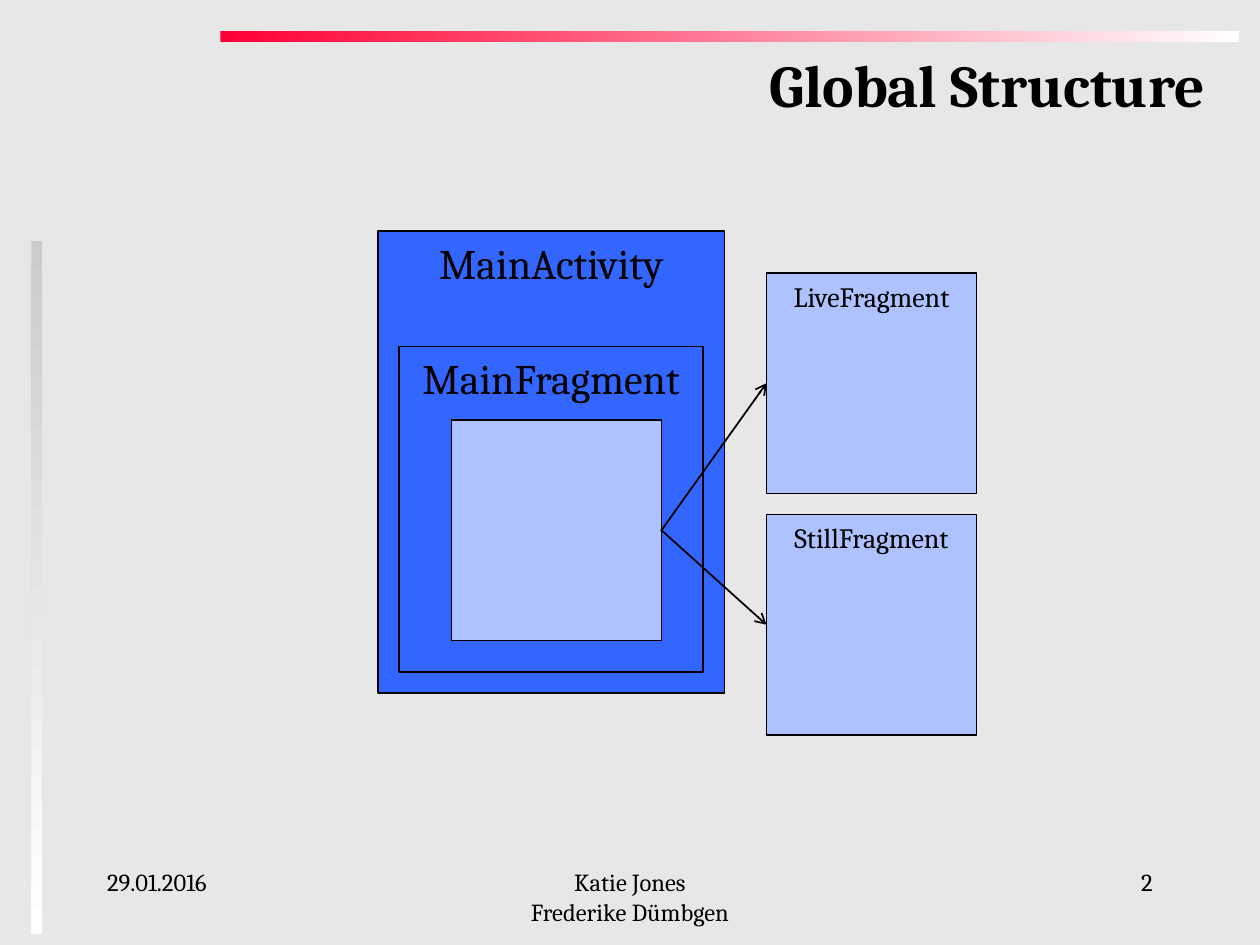
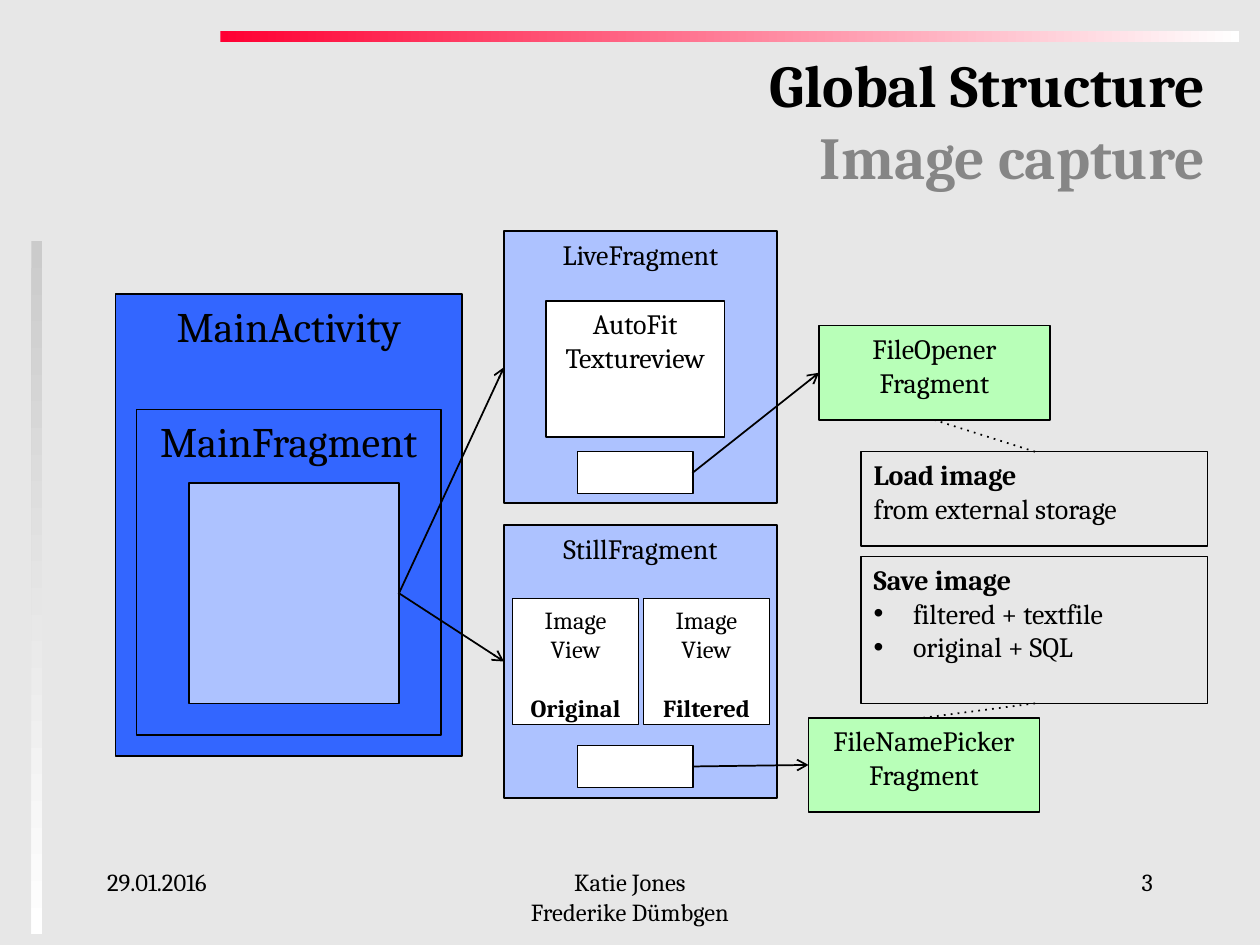
Before and after one commit to katie-jones/impro, a slide deck: slide 3 of FinalPresentation.pptx (slide 2 before the commit). Drawn at 1260x945 pixels with LibreOffice and Linux fonts; fonts in the diff are those of the drawing. Boxes give left, top, right and bottom in pixels: in the first picture for what was removed or moved away, otherwise in the second. Text is boxed around its words. In the diff, an @@ line names an element or a change of style, - is before the commit and + after.

```diff
--- a/FinalPresentation.pptx
+++ b/FinalPresentation.pptx
@@ title at <box>769,65,1205,192</box>: text changed @@
-Global Structure
+Global Structure
+Image capture
@@ rectangle "LiveFragment": place and size @@
-rectangle "LiveFragment" at <box>766,273,976,494</box>
+rectangle "LiveFragment" at <box>504,231,777,503</box>
@@ rectangle "MainActivity": place and size @@
-rectangle "MainActivity" at <box>378,231,724,693</box>
+rectangle "MainActivity" at <box>116,294,462,756</box>
@@ rectangle added at <box>546,301,724,437</box>, fill #FFFFFF, outline #000000 1 pt, 16 pt, text #000000 @@
+AutoFit
+Textureview
@@ rectangle added at <box>819,325,1050,420</box>, fill #B8FFB8, outline #000000 1 pt, 16 pt, text #000000 @@
+FileOpener
+Fragment
@@ arrow moved from (662, 530) - (766, 383) to (399, 593) - (504, 367) @@
@@ arrow added from (693, 472) to (819, 373), #000000 1 pt @@
@@ rectangle "MainFragment": place and size @@
-rectangle "MainFragment" at <box>399,346,704,672</box>
+rectangle "MainFragment" at <box>136,410,441,735</box>
@@ line added from (1034, 451) to (935, 420), #000000 1 pt dashed @@
@@ rectangle added at <box>577,451,693,493</box>, fill #FFFFFF, outline #000000 1 pt @@
@@ rectangle added at <box>861,451,1207,546</box>, outline #000000 1 pt, 16 pt, text #000000 @@
+Load image
+from external storage
@@ rectangle: place and size @@
-rectangle at <box>451,420,662,640</box>
+rectangle at <box>189,483,399,703</box>
@@ rectangle "StillFragment": place and size @@
-rectangle "StillFragment" at <box>766,514,976,735</box>
+rectangle "StillFragment" at <box>504,525,777,799</box>
@@ rectangle added at <box>861,557,1207,704</box>, outline #000000 1 pt, 16 pt, text #000000 @@
+Save image
+• filtered + textfile
+• original + SQL
@@ arrow moved from (662, 530) - (766, 625) to (399, 593) - (504, 662) @@
@@ rectangle added at <box>513,598,639,724</box>, fill #FFFFFF, outline #000000 1 pt, 14 pt, text #000000 @@
+Image
+View
+Original
@@ rectangle added at <box>644,598,770,724</box>, fill #FFFFFF, outline #000000 1 pt, 14 pt, text #000000 @@
+Image
+View
+Filtered
@@ rectangle added at <box>809,718,1040,813</box>, fill #B8FFB8, outline #000000 1 pt, 16 pt, text #000000 @@
+FileNamePicker
+Fragment
@@ line added from (1034, 703) to (924, 718), #000000 1 pt dashed @@
@@ rectangle added at <box>577,746,693,788</box>, fill #FFFFFF, outline #000000 1 pt @@
@@ arrow added from (693, 766) to (809, 765), #000000 1 pt @@
@@ page number at <box>1142,874,1153,891</box>: text changed @@
-2
+3
```
Also in this commit, not shown: 1 other slide changed, 5 slides added, 18 other files.
